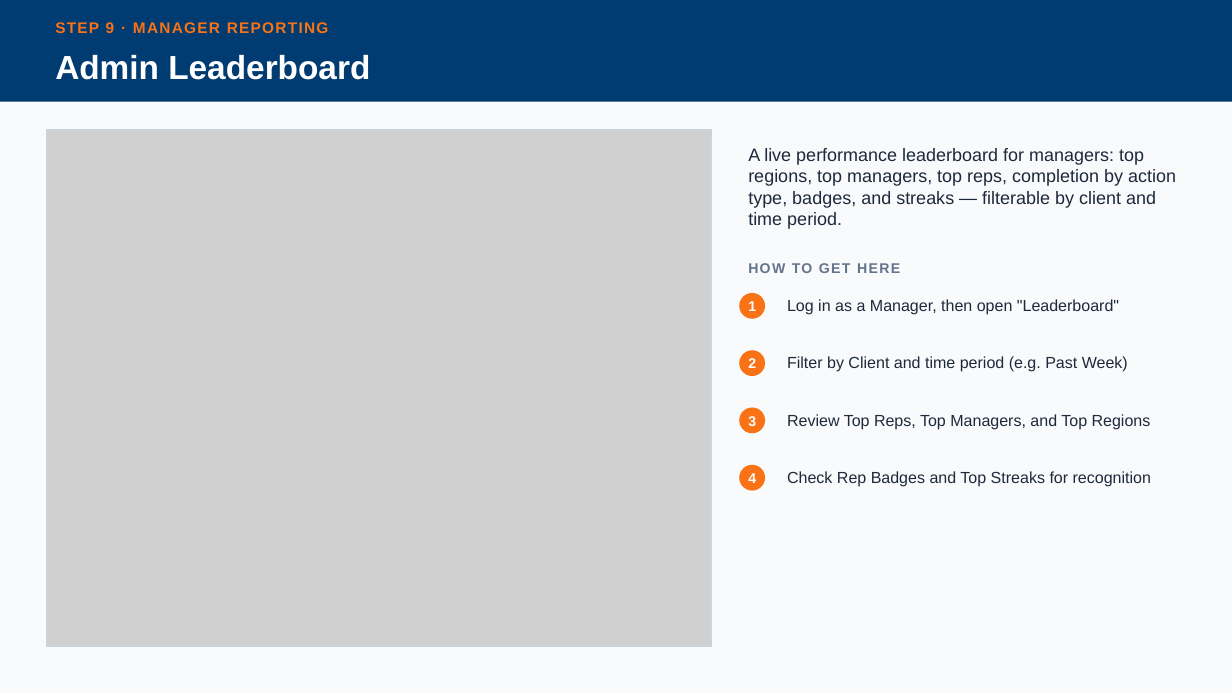
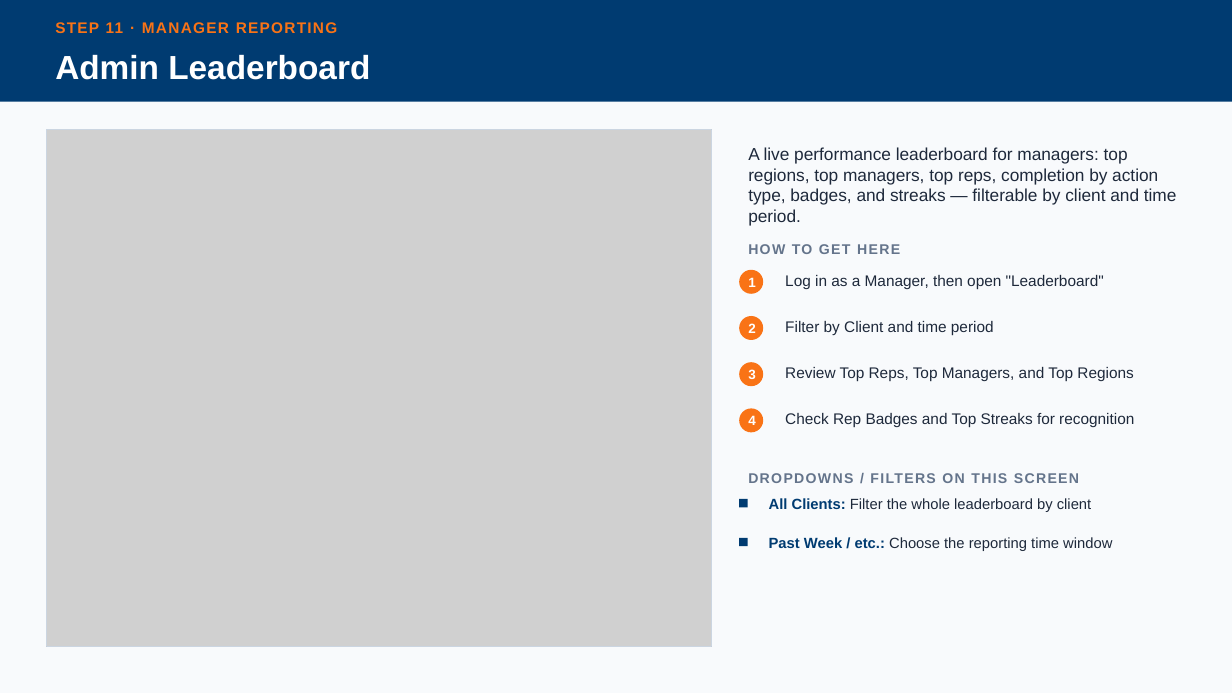
Before and after one commit to cpillay2404/Stockfix, a slide deck: slide 15 of screenshots/StockFix_Navigation_Guide.pptx (slide 10 before the commit). Drawn at 1232x693 pixels with LibreOffice and Linux fonts; fonts in the diff are those of the drawing; grey boxes stand for pictures. Boxes give left, top, right and bottom in pixels: in the first picture for what was removed or moved away, otherwise in the second. Text is boxed around its words. In the diff, an @@ line names an element or a change of style, - is before the commit and + after.

```diff
--- a/screenshots/StockFix_Navigation_Guide.pptx
+++ b/screenshots/StockFix_Navigation_Guide.pptx
@@ text at bbox=[55, 22, 338, 33]: text changed @@
-STEP 9 · MANAGER REPORTING
+STEP 11 · MANAGER REPORTING
@@ text "A live performance leaderboard for ..." at bbox=[748, 147, 1177, 226]: size 14 to 13.5 pt @@
@@ text "HOW TO GET HERE": place and size @@
-text "HOW TO GET HERE" at bbox=[748, 263, 900, 273]
+text "HOW TO GET HERE" at bbox=[748, 244, 900, 254]
@@ text "Log in as a Manager, ...": place and size @@
-text "Log in as a Manager, ..." at bbox=[787, 299, 1119, 315]
+text "Log in as a Manager, ..." at bbox=[785, 275, 1104, 289]
@@ text "1": place and size @@
-text "1" at bbox=[748, 301, 756, 311]
+text "1" at bbox=[748, 277, 755, 287]
@@ ellipse: place and size @@
-ellipse at bbox=[739, 293, 765, 319]
+ellipse at bbox=[739, 270, 763, 294]
@@ text "2": place and size @@
-text "2" at bbox=[748, 358, 756, 368]
+text "2" at bbox=[748, 323, 755, 333]
@@ ellipse: place and size @@
-ellipse at bbox=[739, 350, 765, 376]
+ellipse at bbox=[739, 316, 763, 340]
@@ text at bbox=[785, 321, 994, 335]: text changed; size 12.5 to 12 pt @@
-Filter by Client and time period (e.g. Past Week)
+Filter by Client and time period
@@ text "Review Top Reps, Top Managers, ...": place and size @@
-text "Review Top Reps, Top Managers, ..." at bbox=[787, 414, 1151, 430]
+text "Review Top Reps, Top Managers, ..." at bbox=[785, 367, 1133, 382]
@@ text "3": place and size @@
-text "3" at bbox=[748, 416, 756, 426]
+text "3" at bbox=[748, 369, 755, 379]
@@ ellipse: place and size @@
-ellipse at bbox=[739, 408, 765, 433]
+ellipse at bbox=[739, 362, 763, 386]
@@ size 11 to 10.5 pt in 4 elements at bbox=[748, 277, 755, 287], bbox=[748, 323, 755, 333], bbox=[748, 369, 755, 379], bbox=[748, 416, 755, 425] @@
@@ text "4": place and size @@
-text "4" at bbox=[748, 473, 756, 483]
+text "4" at bbox=[748, 416, 755, 425]
@@ ellipse: place and size @@
-ellipse at bbox=[739, 465, 765, 491]
+ellipse at bbox=[739, 409, 763, 433]
@@ size 12.5 to 12 pt in 3 elements at bbox=[785, 275, 1104, 289], bbox=[785, 367, 1133, 382], bbox=[785, 413, 1134, 428] @@
@@ text "Check Rep Badges and Top ...": place and size @@
-text "Check Rep Badges and Top ..." at bbox=[787, 471, 1151, 487]
+text "Check Rep Badges and Top ..." at bbox=[785, 413, 1134, 428]
@@ text added at bbox=[748, 473, 1079, 483], 11 pt, text #64748B, bold @@
+DROPDOWNS / FILTERS ON THIS SCREEN
@@ rectangle added at bbox=[739, 499, 748, 507], fill #003B71 @@
@@ text added at bbox=[769, 498, 1091, 512], 11.5 pt, text #1E293B @@
+All Clients: Filter the whole leaderboard by client
@@ rectangle added at bbox=[739, 538, 748, 546], fill #003B71 @@
@@ text added at bbox=[769, 537, 1112, 551], 11.5 pt, text #1E293B @@
+Past Week / etc.: Choose the reporting time window
```
Also in this commit, not shown: 8 other slides changed, 7 slides added, 2 slides removed, 8 other files.
